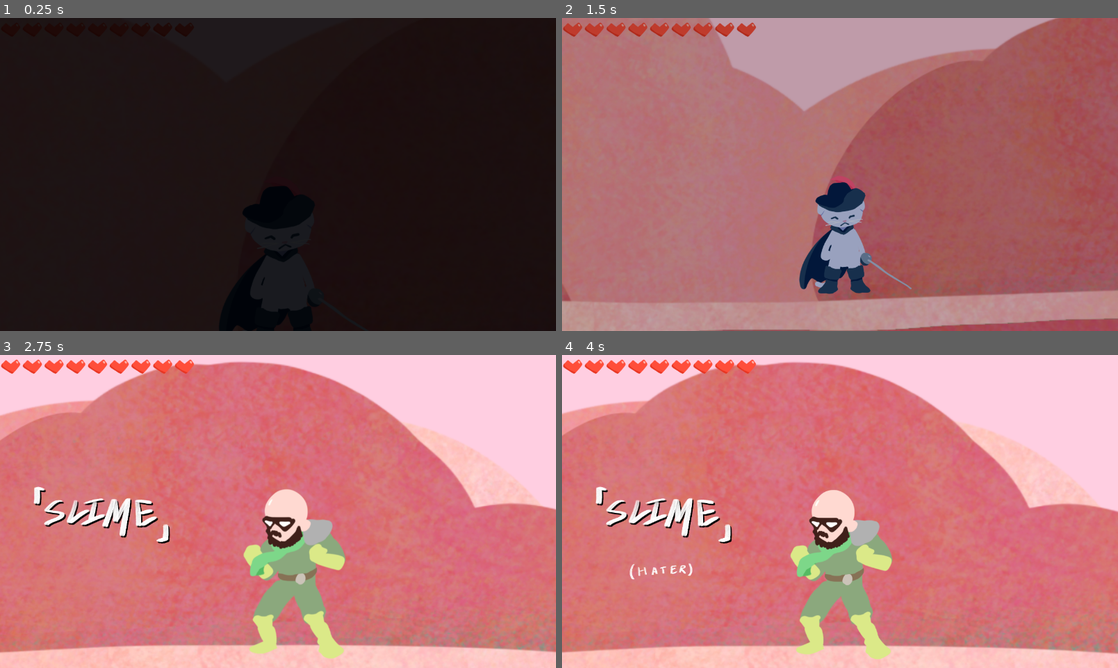
Above: before the commit, frames 1-4 (two rows, left to right).
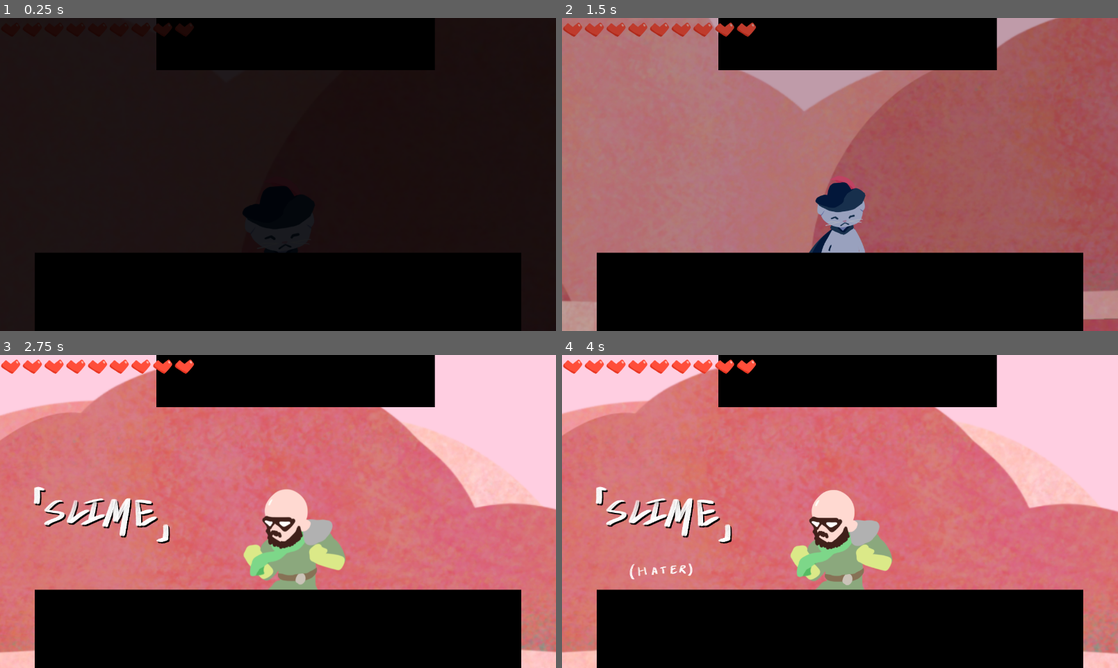
Above: after the commit, the same moments.

Repository: cyu2019/coots-game-proj
Game: Godot game, scene res://levels/test_slime.tscn
Two runs of this game, one before a commit and one after it. Both use one fixed random seed, a clock stepped at 60 frames per second and the inputs below. The engine's default icon, where the game draws it, is replaced by a stand-in: a white triangle on a blue panel in a dark square. Sound files missing from this copy of the repository are replaced by a short silence.
Inputs:
- Up to frame 1 (0.25 s): no input
- Up to frame 2 (1.5 s): hold Right (move_right) from 0.53 s (still down); tap Shift (dash) at 0.6 s; tap Space (jump) at 0.77 s; tap K (attack) at 1.35 s
- Up to frame 3 (2.75 s): tap Space (jump) at 1.52 s; tap Shift (dash) at 1.55, 2.1 s; release Right (move_right) at 2.03 s; hold A (move_left) from 2.03 s (still down)
- Up to frame 4 (4 s): release A (move_left) at 2.78 s; hold Right (move_right) from 2.78 s (still down); tap F (interact) at 2.85 s; tap Space (jump) at 3.02, 3.77 s; tap Shift (dash) at 3.05, 3.6 s

The runs differ from the first frame. In frame 1, 28% of the frame differs, in the area x 6-94%, y 0-100%; in frame 2, 30%; in frame 3, 30%; in frame 4, 30%.

Commit message:
10% working dialogue system

Diff:
--- /dev/null
+++ b/dialogue/aiden.json
@@ -0,0 +1,8 @@
+{
+    "Intro": [
+        "Hi"
+    ],
+    "End": [
+        "Bye"
+    ]
+}
--- /dev/null
+++ b/dialogue/nick.json
@@ -0,0 +1,8 @@
+{
+    "Intro": [
+        "Hello"
+    ],
+    "End": [
+        "gg no re"
+    ]
+}
--- /dev/null
+++ b/dialogue/slime.json
@@ -0,0 +1,10 @@
+{
+    "Intro": [
+        "What's up fuckers",
+        "I'm gonna falcon punch you to oblivion"
+    ],
+    "End": [
+        "Damn, I lost",
+        "GGs"
+    ]
+}
--- a/project.godot
+++ b/project.godot
@@ -26,6 +26,8 @@
 [global]
 
 display=false
+physics=false
+phys=false
 
 [importer_defaults]
 
@@ -96,6 +98,10 @@
  ]
 }
 
+[layer_names]
+
+2d_physics/layer_2="Dialogue"
+
 [physics]
 
 common/enable_pause_aware_picking=true
--- a/slime/slime.gd
+++ b/slime/slime.gd
@@ -147,7 +147,7 @@
 		process_movement_gravity(delta)
 	elif state == GAME_STATE.STOMP_WINDUP:
 		$AnimatedSprite.play("stomp_windup")
-		move_and_slide_with_snap(Vector2.ZERO, snap, Vector2.UP)
+		move_and_slide_with_snap(Vector2.ZERO, Vector2.ZERO, Vector2.UP)
 		global_position = lerp(global_position, target_position, delta * 5)
 	elif state == GAME_STATE.STOMP:
 		$AnimatedSprite.play("stomp")
@@ -178,7 +178,7 @@
 	elif state == GAME_STATE.AIR_KICK_WINDUP:
 		face_player()
 
-		move_and_slide_with_snap(Vector2.ZERO, snap, Vector2.UP)
+		move_and_slide_with_snap(Vector2.ZERO, Vector2.ZERO, Vector2.UP)
 		$AnimatedSprite.play("air_kick_windup")
 		global_position = lerp(global_position, target_position, delta * 5)
 	elif state == GAME_STATE.AIR_KICK:
--- a/ui/UI.gd
+++ b/ui/UI.gd
@@ -9,21 +9,37 @@
 export var level = 0
 var BGM
 
-
 var next_scene
 
-enum {FADE_IN, INTRO, DEFAULT, DEAD, DEFEATED_BOSS, TRANSITION_TO_NEXT_SCENE, DEFEATED_BOSS_ENDING}
+enum {FADE_IN, INTRO, DEFAULT, DEAD, DIALOGUE
+	  DEFEATED_BOSS, TRANSITION_TO_NEXT_SCENE, DEFEATED_BOSS_ENDING}
 var state = FADE_IN
+
+# Text dialogue
+var scene_text_file = "res://dialogue/slime.json"
+var scene_text = {}
+var selected_text = []
+var in_progress = false
+onready var firstbackground = $FirstDialogue/Background
+# onready var secondbackground = $SecondDialogue/Background
+onready var firsttext = $FirstDialogue/MainDialogue
+# onready var secondtext = $SecondDialogue/SecondaryDialogue
+
+
 # Called when the node enters the scene tree for the first time.
 func _ready():
 	$BossHealth.visible = false
 	$BossName.visible = false
 	if level == 0:
+		scene_text_file = "res://dialogue/slime.json"
 		BGM = $BGM
 	elif level == 1:
+		scene_text_file = "res://dialogue/aiden.json"
 		BGM = $BGM2
 	else:
+		scene_text_file = "res://dialogue/nick.json"
 		BGM = $BGM3
+	start()
 	state = FADE_IN
 	Globals.ui = self
 	$FadeToBlack.visible = true
@@ -98,10 +114,13 @@
 
 		$LabelHolder.visible = true
 		if level == 0:
+			scene_text_file = "res://dialogue/slime.json"
 			$LabelHolder.get_node("Label1").visible = true
 		elif level == 1:
+			scene_text_file = "res://dialogue/aiden.json"
 			$LabelHolder.get_node("Label2").visible = true
 		else:
+			scene_text_file = "res://dialogue/nick.json"
 			$LabelHolder.get_node("Label3").visible = true
 
 		$IntroSting.play()
@@ -130,6 +149,8 @@
 
 func play_death_sounds(level=0):
 	$DeathSound.play()
+	get_tree().paused = true
+	start_text("End")
 	if level == 0:
 		$SlimeDeath.play()
 	elif level == 1:
@@ -172,3 +193,43 @@
 		$LabelHolder.get_node("SecondaryLabel2").visible = true
 	else:
 		$LabelHolder.get_node("SecondaryLabel3").visible = true
+
+
+################################################################################
+
+func start():
+	scene_text = load_scene_text()
+
+func load_scene_text():
+	var file = File.new()
+	if file.file_exists(scene_text_file):
+		file.open(scene_text_file, File.READ)
+		return parse_json(file.get_as_text())
+
+func next_line():
+	if selected_text.size() > 0:
+		push_line_to_main_dialogue()
+	else:
+		finish()
+
+func finish():
+	firsttext.text = ""
+	firstbackground.visible = false
+	in_progress = false
+	get_tree().paused = false
+
+func push_line_to_main_dialogue():
+	firsttext.text = selected_text.pop_front()
+	print(firsttext.text)
+
+func start_text(text_key):
+	if in_progress:
+		next_line()
+	else:
+		get_tree().paused = true
+		firstbackground.visible = true
+		in_progress = true
+		selected_text = scene_text[text_key].duplicate()
+		push_line_to_main_dialogue()
+
+# func push_line_to_secondary_dialogue(str):
--- a/ui/UI.tscn
+++ b/ui/UI.tscn
@@ -23,6 +23,7 @@
 [ext_resource path="res://labels/nicksub.png" type="Texture" id=21]
 [ext_resource path="res://labels/aidensub.png" type="Texture" id=22]
 [ext_resource path="res://labels/slimesub.png" type="Texture" id=23]
+[ext_resource path="res://backgrounds/dialogue.png" type="Texture" id=24]
 
 [sub_resource type="Theme" id=1]
 
@@ -220,6 +221,36 @@
 bbcode_text = "[center]name[/center]"
 text = "name"
 
+[node name="FirstDialogue" type="CanvasLayer" parent="."]
+
+[node name="Background" type="TextureRect" parent="FirstDialogue"]
+margin_left = 80.0
+margin_top = 540.0
+margin_right = 1232.0
+margin_bottom = 1188.0
+rect_scale = Vector2( 0.972, 0.278 )
+texture = ExtResource( 24 )
+
+[node name="MainDialogue" type="Label" parent="FirstDialogue"]
+margin_left = 80.0
+margin_top = 540.0
+margin_right = 1200.0
+margin_bottom = 720.0
+
+[node name="SecondDialogue" type="CanvasLayer" parent="."]
+
+[node name="Background" type="TextureRect" parent="SecondDialogue"]
+margin_left = 360.0
+margin_right = 1512.0
+margin_bottom = 648.0
+rect_scale = Vector2( 0.556, 0.185 )
+texture = ExtResource( 24 )
+
+[node name="SecondaryDialogue" type="Label" parent="SecondDialogue"]
+margin_left = 360.0
+margin_right = 1000.0
+margin_bottom = 120.0
+
 [connection signal="pressed" from="PauseMenu/QuitButton" to="PauseMenu" method="close_game"]
 [connection signal="timeout" from="IntroTimer" to="." method="_on_IntroTimer_timeout"]
 [connection signal="timeout" from="SecondarySubtitleTimer" to="." method="_on_SecondarySubtitleTimer_timeout"]
Binary file added: backgrounds/dialogue.png
Not shown, added: backgrounds/dialogue.png.import
Not shown: 1 places in ui/UI.tscn that only renumber resources
